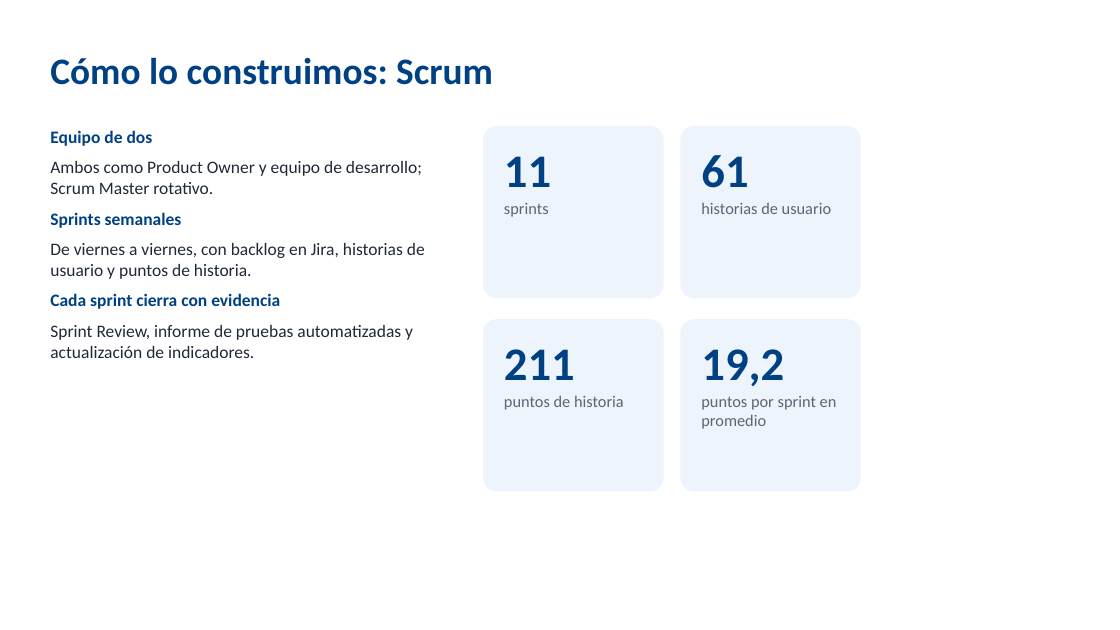
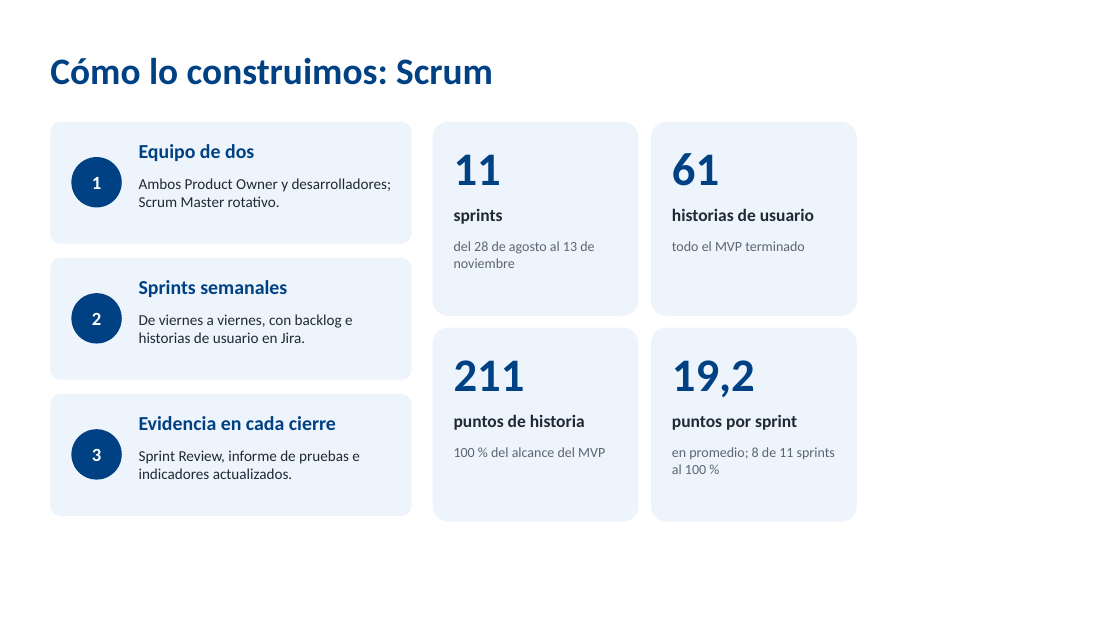
Before and after one commit to brayanmi129/OnBoardPro, a slide deck: slide 10 of docs/general/OnBoard Pro - Presentación.pptx. Drawn at 1120x630 pixels with LibreOffice and Linux fonts; fonts in the diff are those of the drawing; background and template pictures are left out. Boxes give left, top, right and bottom in pixels: in the first picture for what was removed or moved away, otherwise in the second. Text is boxed around its words. In the diff, an @@ line names an element or a change of style, - is before the commit and + after.

```diff
--- a/docs/general/OnBoard Pro - Presentación.pptx
+++ b/docs/general/OnBoard Pro - Presentación.pptx
@@ text removed at (50,130,425,358) @@
-Equipo de dos
-Ambos como Product Owner y equipo de desarrollo; Scrum Master rotativo.
-Sprints semanales
-De viernes a viernes, con backlog en Jira, historias de usuario y puntos de historia.
-Cada sprint cierra con evidencia
-Sprint Review, informe de pruebas automatizadas y actualización de indicadores.
@@ rounded rectangle added at (50,122,412,244), fill #EEF4FB @@
@@ text added at (139,144,254,161), 17 pt, text #004183, bold @@
+Equipo de dos
@@ rounded rectangle: place and size @@
-rounded rectangle at (483,126,664,298)
+rounded rectangle at (433,122,639,316)
@@ text "11": place and size @@
-text "11" at (504,156,551,187)
+text "11" at (454,154,501,185)
@@ rounded rectangle: place and size @@
-rounded rectangle at (681,126,861,298)
+rounded rectangle at (651,122,857,316)
@@ text "61": place and size @@
-text "61" at (701,155,748,188)
+text "61" at (672,153,719,186)
@@ ellipse added at (71,157,122,208), fill #004183, 16 pt, text #FFFFFF, bold @@
+1
@@ text added at (139,178,392,207), 13 pt, text #1F2937 @@
+Ambos Product Owner y desarrolladores; Scrum Master rotativo.
@@ size 14 to 15 pt, text colour #5B6575 to #1F2937, bold on in 3 elements at (454,414,585,430), (672,208,814,221), (454,209,503,224) @@
@@ text "sprints": place and size @@
-text "sprints" at (504,203,549,217)
+text "sprints" at (454,209,503,224)
@@ text "historias de usuario": place and size @@
-text "historias de usuario" at (701,202,831,214)
+text "historias de usuario" at (672,208,814,221)
@@ rounded rectangle added at (50,258,412,380), fill #EEF4FB @@
@@ text added at (454,241,594,268), 12 pt, text #5B6575 @@
+del 28 de agosto al 13 de noviembre
@@ text added at (672,241,804,251), 12 pt, text #5B6575 @@
+todo el MVP terminado
@@ ellipse added at (71,293,122,344), fill #004183, 16 pt, text #FFFFFF, bold @@
+2
@@ text added at (139,280,287,297), 17 pt, text #004183, bold @@
+Sprints semanales
@@ text added at (139,314,353,343), 13 pt, text #1F2937 @@
+De viernes a viernes, con backlog e historias de usuario en Jira.
@@ rounded rectangle: place and size @@
-rounded rectangle at (483,319,664,492)
+rounded rectangle at (433,328,639,522)
@@ rounded rectangle: place and size @@
-rounded rectangle at (681,319,861,492)
+rounded rectangle at (651,328,857,522)
@@ text "211": place and size @@
-text "211" at (504,349,575,380)
+text "211" at (454,360,525,391)
@@ text "19,2": place and size @@
-text "19,2" at (701,349,784,386)
+text "19,2" at (672,360,755,397)
@@ rounded rectangle added at (50,394,412,516), fill #EEF4FB @@
@@ text added at (139,416,336,430), 17 pt, text #004183, bold @@
+Evidencia en cada cierre
@@ text "puntos de historia": place and size @@
-text "puntos de historia" at (504,395,624,410)
+text "puntos de historia" at (454,414,585,430)
@@ text at (672,414,797,430): text changed; size 14 to 15 pt; text colour #5B6575 to #1F2937; bold on @@
-puntos por sprint en promedio
+puntos por sprint
@@ ellipse added at (71,429,122,480), fill #004183, 16 pt, text #FFFFFF, bold @@
+3
@@ text added at (454,447,605,457), 12 pt, text #5B6575 @@
+100 % del alcance del MVP
@@ text added at (672,447,835,474), 12 pt, text #5B6575 @@
+en promedio; 8 de 11 sprints al 100 %
@@ text added at (139,450,360,479), 13 pt, text #1F2937 @@
+Sprint Review, informe de pruebas e indicadores actualizados.
```
Also in this commit, not shown: 4 other slides changed, 1 slide removed, 9 other files.
